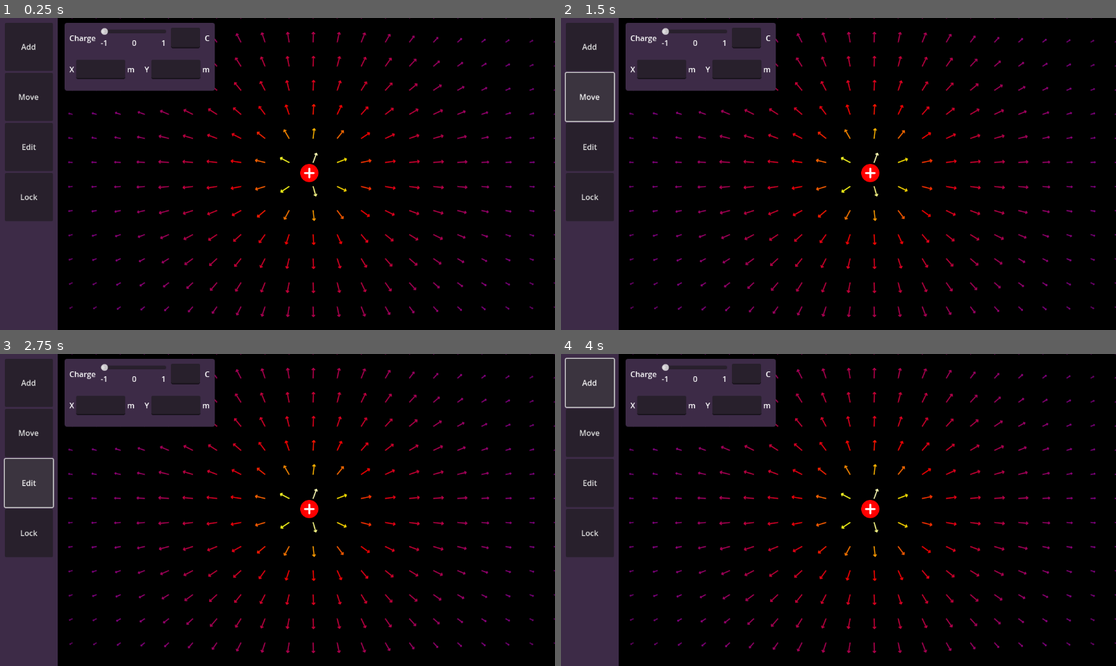
Above: before the commit, frames 1-4 (two rows, left to right).
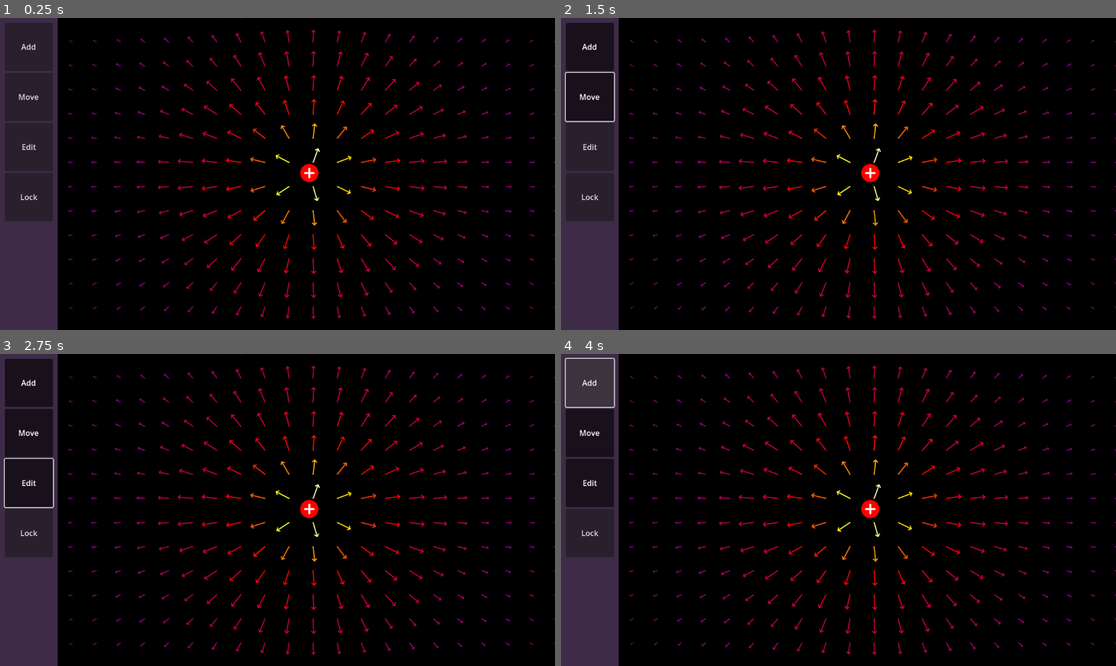
Above: after the commit, the same moments.

Repository: Raindeeru/electromagnetismsimulator
Game: Godot game, scene res://Scenes/world.tscn
The game is run twice, just before and just after one commit, with the same random seed, the same clock (stepped at 60 frames per second) and the same inputs.
Inputs:
- Up to frame 1 (0.25 s): no input
- Up to frame 2 (1.5 s): click "Add" at 0.5 s; click "Move" at 1.25 s
- Up to frame 3 (2.75 s): click "Edit" at 2 s
- Up to frame 4 (4 s): click "Lock" at 2.75 s; click "Add" at 3.5 s

The runs differ from the first frame. In frame 1, 7.2% of the frame differs, in the area x 11-81%, y 1-97%; in frame 2, 8.5%; in frame 3, 8.5%, in the area x 0-81%, y 1-97%; in frame 4, 7.2%.

Commit message:
added adding editing and moving tho you cant  interact after first move fix later

Diff:
--- a/Resources/rounded_box.tres
+++ b/Resources/rounded_box.tres
@@ -6,3 +6,4 @@
 corner_radius_top_right = 5
 corner_radius_bottom_right = 5
 corner_radius_bottom_left = 5
+shadow_size = 10
--- /dev/null
+++ b/Scenes/Charge Edit.gd
@@ -0,0 +1,60 @@
+extends MarginContainer
+
+@onready var charge_slider = $"Panel/VBoxContainer/Charge/ChargeLabel/Chargeslider/HSlider"
+@onready var charge_value = $"Panel/VBoxContainer/Charge/ChargeLabel/ChargeValue"
+
+@onready var x_position = $"Panel/VBoxContainer/Position/HBoxContainer/XBox/SpinBoxX"
+@onready var y_position = $"Panel/VBoxContainer/Position/HBoxContainer/YBox/SpinBoxY"
+
+# Called when the node enters the scene tree for the first time.
+func _ready():
+	pass # Replace with function body.
+
+
+# Called every frame. 'delta' is the elapsed time since the previous frame.
+func _process(delta):
+	if GlobalVariables.selected_particle != null:
+		visible = true
+	else:
+		visible = false
+
+
+func _on_ok_button_pressed():
+	GlobalVariables.selected_particle = null
+
+
+func _on_panel_gui_input(event):
+	if event is InputEventScreenDrag:
+		position += event.relative
+
+
+func _on_h_slider_visibility_changed():
+	if GlobalVariables.selected_particle != null:
+		charge_slider.value = GlobalVariables.selected_particle.charge
+
+
+func _on_h_slider_value_changed(value):
+	charge_value.value = value
+	if value >= -1 && value <= 1:
+		GlobalVariables.selected_particle.change_charge(value)
+
+func _on_charge_value_value_changed(value):
+	charge_slider.value = value
+	GlobalVariables.selected_particle.change_charge(value)
+
+func _on_spin_box_x_visibility_changed():
+	if GlobalVariables.selected_particle != null:
+		x_position.value = GlobalVariables.selected_particle.position.x
+
+func _on_spin_box_y_visibility_changed():
+	if GlobalVariables.selected_particle != null:
+		y_position.value = GlobalVariables.selected_particle.position.y
+
+
+func _on_spin_box_x_value_changed(value):
+	GlobalVariables.selected_particle.position.x = value
+	GlobalVariables.selected_particle.edited.emit()
+
+func _on_spin_box_y_value_changed(value):
+	GlobalVariables.selected_particle.position.y = value
+	GlobalVariables.selected_particle.edited.emit()
--- a/Scenes/ElectricField.gd
+++ b/Scenes/ElectricField.gd
@@ -4,28 +4,46 @@
 const coloumb_constant:float = 8987551786.2
 @onready var particles = get_children()
 signal added_signal
+signal particle_edited
+
+@export var add_button:Button
+@export var edit_button:Button
+@export var move_button:Button
+@export var lock_button:Button
 
 var particle_ref = preload("res://Scenes/particle.tscn")
 
-var adding:bool
 var mouse_on_field: bool
 
 # Called when the node enters the scene tree for the first time.
 func _ready():
-	pass
+	for particle in get_children():
+		particle.clicked.connect(on_particle_clicked)
+		particle.edited.connect(on_particle_edited)
 
 # Called every frame. 'delta' is the elapsed time since the previous frame.
 func _process(delta):
-	pass
+	if GlobalVariables.moving_particle != null:
+		GlobalVariables.moving_particle.position = get_global_mouse_position()
+		GlobalVariables.moving_particle.edited.emit()
 
 func _input(event):
-	if adding and mouse_on_field and event.is_action_pressed("left_mouse"):
-		var particle = particle_ref.instantiate()
+	if GlobalVariables.adding and mouse_on_field and event.is_action_pressed("left_mouse"):
+		var particle:Particle = particle_ref.instantiate()
 		particle.position = get_global_mouse_position()
 		add_child(particle)
 		particles = get_children()
-		adding = false
+		GlobalVariables.adding = false
+		add_button.button_pressed = false
+		GlobalVariables.selected_particle = particle
+		particle.edited.connect(on_particle_edited)
+		particle.clicked.connect(on_particle_clicked)
 		added_signal.emit()
+	if GlobalVariables.moving and mouse_on_field  and event.is_action_pressed("left_mouse"):
+		GlobalVariables.moving_particle = null
+		GlobalVariables.moving = false
+		GlobalVariables.move_ready = false
+		move_button.button_pressed = false
 
 func coloumbs_law(charge1:float, charge2:float, radius: float):
 	return (charge1 * charge2 * coloumb_constant)/pow(radius, 2)
@@ -45,13 +63,6 @@
 		net_field.y += sin(a) * field
 	return net_field
 
-func _on_add_pressed():
-	if adding:
-		adding = false
-	else:
-		adding = true
-
-
 
 func _on_control_mouse_entered():
 	mouse_on_field = true
@@ -59,3 +70,35 @@
 
 func _on_control_mouse_exited():
 	mouse_on_field = false
+
+
+func _on_add_toggled(toggled_on):
+	if toggled_on:
+		GlobalVariables.selected_particle = null
+	GlobalVariables.adding = toggled_on
+
+func on_particle_edited():
+	particle_edited.emit()
+
+func on_particle_clicked(particle:Particle):
+	print("hello")
+	if GlobalVariables.editing:
+		GlobalVariables.selected_particle = particle
+	if GlobalVariables.move_ready:
+		GlobalVariables.moving_particle = particle
+		GlobalVariables.moving = true
+
+
+
+func _on_edit_toggled(toggled_on):
+	GlobalVariables.editing = toggled_on
+	if !GlobalVariables.editing:
+		GlobalVariables.selected_particle = null
+
+
+func _on_ok_button_pressed():
+	edit_button.button_pressed = false
+
+
+func _on_move_toggled(toggled_on):
+	GlobalVariables.move_ready = toggled_on
--- a/Scenes/Renderer.gd
+++ b/Scenes/Renderer.gd
@@ -24,7 +24,6 @@
 	pass
 
 func _draw():
-	print("drawing vector field")
 	var view_size = get_viewport().get_visible_rect().size
 	x_points_size = view_size.x/points_resolution + 1
 	y_points_size = view_size.y/points_resolution + 1
@@ -40,7 +39,7 @@
 
 			var field_vec = electric_field.get_electric_field(field_label.position)
 			var field_mag = snappedf(sqrt(pow(field_vec.x, 2) + pow(field_vec.y, 2)), 0.01)
-			var field_mag_reduced = min(20, field_mag/5000)
+			var field_mag_reduced = min(30, field_mag/5000)
 			var field_vec_redcuced = field_vec.normalized() * field_mag_reduced
 			#arrow ends
 			var angle1 = field_vec_redcuced.angle() + PI/2 + PI/4
@@ -66,7 +65,6 @@
 			if scaled_point > max:
 				max = scaled_point
 
-	print(max)
 
 func vector_magnitude(vec:Vector2):
 	return sqrt(pow(vec.x, 2) + pow(vec.y, 2))
@@ -74,3 +72,8 @@
 
 func _on_electric_field_added_signal():
 	queue_redraw()
+
+
+
+func _on_electric_field_particle_edited():
+	queue_redraw()
--- a/Scenes/particle.gd
+++ b/Scenes/particle.gd
@@ -1,4 +1,5 @@
 extends RigidBody2D
+class_name Particle
 
 #in microcoloumbs
 @export var charge:float = 1
@@ -6,22 +7,52 @@
 @onready var positive = $Positive
 @onready var negative = $Negative
 const microcoloumb = 0.000001
+var gradient:= Gradient.new()
+
+signal edited
+signal clicked(particle:Particle)
+
+var particle_gradient := {
+	0.0: Color.BLUE,
+	0.5: Color.WEB_GRAY,
+	1.0: Color.RED
+}
 
 # Called when the node enters the scene tree for the first time.
 func _ready():
+	gradient.offsets = particle_gradient.keys()
+	gradient.colors = particle_gradient.values()
+	var color_remapped = remap(charge, -1, 1, 0, 1)
 	if (charge > 0):
 		positive.visible = true
 		negative.visible = false
-		base.self_modulate = Color.RED
 	if (charge < 0):
 		negative.visible = true
 		positive.visible = false
-		base.self_modulate = Color.BLUE
+	base.self_modulate = gradient.sample(color_remapped)
 
 
-
+func change_charge(new_charge:float):
+	charge = new_charge
+	var color_remapped = remap(charge, -1, 1, 0, 1)
+	if (charge > 0):
+		positive.visible = true
+		negative.visible = false
+	elif (charge < 0):
+		negative.visible = true
+		positive.visible = false
+	else:
+		negative.visible = false
+		positive.visible = false
+	base.self_modulate = gradient.sample(color_remapped)
+	edited.emit()
 
 
 # Called every frame. 'delta' is the elapsed time since the previous frame.
 func _process(delta):
 	pass
+
+
+func _on_input_event(viewport, event, shape_idx):
+	if event.is_action_pressed("left_mouse"):
+		clicked.emit(self)
--- a/Scenes/particle.tscn
+++ b/Scenes/particle.tscn
@@ -9,6 +9,7 @@
 radius = 19.0
 
 [node name="Particle" type="RigidBody2D"]
+input_pickable = true
 gravity_scale = 0.0
 script = ExtResource("1_ua5b4")
 
@@ -28,3 +29,5 @@
 visible = false
 scale = Vector2(0.24, 0.24)
 texture = ExtResource("4_mi3uh")
+
+[connection signal="input_event" from="." to="." method="_on_input_event"]
--- a/Scenes/world.tscn
+++ b/Scenes/world.tscn
@@ -1,10 +1,11 @@
-[gd_scene load_steps=6 format=3 uid="uid://br7w3pr08t5sa"]
+[gd_scene load_steps=7 format=3 uid="uid://br7w3pr08t5sa"]
 
 [ext_resource type="PackedScene" uid="uid://date34lajfywv" path="res://Scenes/particle.tscn" id="1_ksbmg"]
 [ext_resource type="Script" path="res://Scenes/ElectricField.gd" id="1_sn6j8"]
 [ext_resource type="Script" path="res://Scenes/Renderer.gd" id="3_bea0x"]
 [ext_resource type="StyleBox" uid="uid://b6jp2k8crttlx" path="res://Resources/world.tres" id="4_v06ai"]
 [ext_resource type="StyleBox" uid="uid://wey6e1qnmt0v" path="res://Resources/rounded_box.tres" id="5_bhvrm"]
+[ext_resource type="Script" path="res://Scenes/Charge Edit.gd" id="5_nssdj"]
 
 [node name="World" type="Node2D"]
 
@@ -12,8 +13,12 @@
 script = ExtResource("3_bea0x")
 electric_field = NodePath("../ElectricField")
 
-[node name="ElectricField" type="Node2D" parent="."]
+[node name="ElectricField" type="Node2D" parent="." node_paths=PackedStringArray("add_button", "edit_button", "move_button", "lock_button")]
 script = ExtResource("1_sn6j8")
+add_button = NodePath("../Control/Screen/Particle Controls/MarginContainer/Vbox/Add")
+edit_button = NodePath("../Control/Screen/Particle Controls/MarginContainer/Vbox/Edit")
+move_button = NodePath("../Control/Screen/Particle Controls/MarginContainer/Vbox/Move")
+lock_button = NodePath("../Control/Screen/Particle Controls/MarginContainer/Vbox/Lock")
 
 [node name="Particle5" parent="ElectricField" instance=ExtResource("1_ksbmg")]
 position = Vector2(642, 322)
@@ -23,6 +28,7 @@
 anchors_preset = 0
 offset_right = 1150.0
 offset_bottom = 648.0
+mouse_filter = 1
 mouse_default_cursor_shape = 3
 
 [node name="Screen" type="HBoxContainer" parent="Control"]
@@ -57,6 +63,7 @@
 layout_mode = 2
 size_flags_horizontal = 0
 size_flags_vertical = 8
+toggle_mode = true
 text = "Add
 "
 
@@ -65,6 +72,7 @@
 layout_mode = 2
 size_flags_horizontal = 0
 size_flags_vertical = 8
+toggle_mode = true
 text = "Move"
 
 [node name="Edit" type="Button" parent="Control/Screen/Particle Controls/MarginContainer/Vbox"]
@@ -72,6 +80,7 @@
 layout_mode = 2
 size_flags_horizontal = 0
 size_flags_vertical = 8
+toggle_mode = true
 text = "Edit"
 
 [node name="Lock" type="Button" parent="Control/Screen/Particle Controls/MarginContainer/Vbox"]
@@ -84,15 +93,17 @@
 [node name="FieldBox" type="Control" parent="Control/Screen"]
 layout_mode = 2
 size_flags_horizontal = 3
+mouse_filter = 1
 
 [node name="Charge Edit" type="MarginContainer" parent="Control/Screen/FieldBox"]
 layout_mode = 0
 offset_right = 332.0
-offset_bottom = 161.0
-theme_override_constants/margin_left = 10
-theme_override_constants/margin_top = 10
-theme_override_constants/margin_right = 10
-theme_override_constants/margin_bottom = 10
+offset_bottom = 206.0
+theme_override_constants/margin_left = 10
+theme_override_constants/margin_top = 10
+theme_override_constants/margin_right = 10
+theme_override_constants/margin_bottom = 10
+script = ExtResource("5_nssdj")
 
 [node name="Panel" type="Panel" parent="Control/Screen/FieldBox/Charge Edit"]
 layout_mode = 2
@@ -106,121 +117,152 @@
 grow_horizontal = 2
 grow_vertical = 2
 
-[node name="MarginContainer" type="MarginContainer" parent="Control/Screen/FieldBox/Charge Edit/Panel/VBoxContainer"]
-layout_mode = 2
-size_flags_horizontal = 3
-theme_override_constants/margin_left = 10
-theme_override_constants/margin_top = 10
-theme_override_constants/margin_right = 10
-theme_override_constants/margin_bottom = 10
-
-[node name="HBoxContainer" type="HBoxContainer" parent="Control/Screen/FieldBox/Charge Edit/Panel/VBoxContainer/MarginContainer"]
+[node name="Charge" type="MarginContainer" parent="Control/Screen/FieldBox/Charge Edit/Panel/VBoxContainer"]
+layout_mode = 2
+size_flags_horizontal = 3
+theme_override_constants/margin_left = 10
+theme_override_constants/margin_top = 10
+theme_override_constants/margin_right = 10
+theme_override_constants/margin_bottom = 10
+
+[node name="ChargeLabel" type="HBoxContainer" parent="Control/Screen/FieldBox/Charge Edit/Panel/VBoxContainer/Charge"]
 custom_minimum_size = Vector2(0, 40)
 layout_mode = 2
 theme_override_constants/separation = 10
 
-[node name="Label" type="Label" parent="Control/Screen/FieldBox/Charge Edit/Panel/VBoxContainer/MarginContainer/HBoxContainer"]
+[node name="Label" type="Label" parent="Control/Screen/FieldBox/Charge Edit/Panel/VBoxContainer/Charge/ChargeLabel"]
 layout_mode = 2
 size_flags_horizontal = 0
 text = "Charge"
 
-[node name="VBoxContainer" type="VBoxContainer" parent="Control/Screen/FieldBox/Charge Edit/Panel/VBoxContainer/MarginContainer/HBoxContainer"]
-layout_mode = 2
-size_flags_horizontal = 3
-
-[node name="HSlider" type="HSlider" parent="Control/Screen/FieldBox/Charge Edit/Panel/VBoxContainer/MarginContainer/HBoxContainer/VBoxContainer"]
+[node name="Chargeslider" type="VBoxContainer" parent="Control/Screen/FieldBox/Charge Edit/Panel/VBoxContainer/Charge/ChargeLabel"]
+layout_mode = 2
+size_flags_horizontal = 3
+
+[node name="HSlider" type="HSlider" parent="Control/Screen/FieldBox/Charge Edit/Panel/VBoxContainer/Charge/ChargeLabel/Chargeslider"]
 layout_mode = 2
 size_flags_horizontal = 3
 size_flags_vertical = 4
-
-[node name="HBoxContainer" type="HBoxContainer" parent="Control/Screen/FieldBox/Charge Edit/Panel/VBoxContainer/MarginContainer/HBoxContainer/VBoxContainer"]
+min_value = -1.0
+max_value = 1.0
+step = 0.01
+
+[node name="HBoxContainer" type="HBoxContainer" parent="Control/Screen/FieldBox/Charge Edit/Panel/VBoxContainer/Charge/ChargeLabel/Chargeslider"]
 layout_mode = 2
 size_flags_stretch_ratio = 0.75
 
-[node name="Label" type="Label" parent="Control/Screen/FieldBox/Charge Edit/Panel/VBoxContainer/MarginContainer/HBoxContainer/VBoxContainer/HBoxContainer"]
+[node name="Label" type="Label" parent="Control/Screen/FieldBox/Charge Edit/Panel/VBoxContainer/Charge/ChargeLabel/Chargeslider/HBoxContainer"]
 layout_mode = 2
 text = "-1"
 
-[node name="Control" type="Control" parent="Control/Screen/FieldBox/Charge Edit/Panel/VBoxContainer/MarginContainer/HBoxContainer/VBoxContainer/HBoxContainer"]
-layout_mode = 2
-size_flags_horizontal = 3
-
-[node name="Label2" type="Label" parent="Control/Screen/FieldBox/Charge Edit/Panel/VBoxContainer/MarginContainer/HBoxContainer/VBoxContainer/HBoxContainer"]
+[node name="Control" type="Control" parent="Control/Screen/FieldBox/Charge Edit/Panel/VBoxContainer/Charge/ChargeLabel/Chargeslider/HBoxContainer"]
+layout_mode = 2
+size_flags_horizontal = 3
+
+[node name="Label2" type="Label" parent="Control/Screen/FieldBox/Charge Edit/Panel/VBoxContainer/Charge/ChargeLabel/Chargeslider/HBoxContainer"]
 layout_mode = 2
 size_flags_horizontal = 4
 text = "0
 "
 
-[node name="Control2" type="Control" parent="Control/Screen/FieldBox/Charge Edit/Panel/VBoxContainer/MarginContainer/HBoxContainer/VBoxContainer/HBoxContainer"]
-layout_mode = 2
-size_flags_horizontal = 3
-
-[node name="Label3" type="Label" parent="Control/Screen/FieldBox/Charge Edit/Panel/VBoxContainer/MarginContainer/HBoxContainer/VBoxContainer/HBoxContainer"]
+[node name="Control2" type="Control" parent="Control/Screen/FieldBox/Charge Edit/Panel/VBoxContainer/Charge/ChargeLabel/Chargeslider/HBoxContainer"]
+layout_mode = 2
+size_flags_horizontal = 3
+
+[node name="Label3" type="Label" parent="Control/Screen/FieldBox/Charge Edit/Panel/VBoxContainer/Charge/ChargeLabel/Chargeslider/HBoxContainer"]
 layout_mode = 2
 size_flags_horizontal = 8
 text = "1"
 
-[node name="TextEdit" type="TextEdit" parent="Control/Screen/FieldBox/Charge Edit/Panel/VBoxContainer/MarginContainer/HBoxContainer"]
-custom_minimum_size = Vector2(60, 0)
-layout_mode = 2
-
-[node name="Label2" type="Label" parent="Control/Screen/FieldBox/Charge Edit/Panel/VBoxContainer/MarginContainer/HBoxContainer"]
+[node name="ChargeValue" type="SpinBox" parent="Control/Screen/FieldBox/Charge Edit/Panel/VBoxContainer/Charge/ChargeLabel"]
+layout_mode = 2
+min_value = -100.0
+step = 0.01
+
+[node name="Label2" type="Label" parent="Control/Screen/FieldBox/Charge Edit/Panel/VBoxContainer/Charge/ChargeLabel"]
 layout_mode = 2
 size_flags_horizontal = 0
 text = "C"
 
-[node name="MarginContainer2" type="MarginContainer" parent="Control/Screen/FieldBox/Charge Edit/Panel/VBoxContainer"]
-layout_mode = 2
-size_flags_horizontal = 3
-theme_override_constants/margin_left = 10
-theme_override_constants/margin_top = 10
-theme_override_constants/margin_right = 10
-theme_override_constants/margin_bottom = 10
-
-[node name="HBoxContainer" type="HBoxContainer" parent="Control/Screen/FieldBox/Charge Edit/Panel/VBoxContainer/MarginContainer2"]
+[node name="Position" type="MarginContainer" parent="Control/Screen/FieldBox/Charge Edit/Panel/VBoxContainer"]
+layout_mode = 2
+size_flags_horizontal = 3
+theme_override_constants/margin_left = 10
+theme_override_constants/margin_top = 10
+theme_override_constants/margin_right = 10
+theme_override_constants/margin_bottom = 10
+
+[node name="HBoxContainer" type="HBoxContainer" parent="Control/Screen/FieldBox/Charge Edit/Panel/VBoxContainer/Position"]
 custom_minimum_size = Vector2(0, 40)
 layout_mode = 2
 theme_override_constants/separation = 20
 
-[node name="HBoxContainer" type="HBoxContainer" parent="Control/Screen/FieldBox/Charge Edit/Panel/VBoxContainer/MarginContainer2/HBoxContainer"]
-layout_mode = 2
-size_flags_horizontal = 3
-
-[node name="Label" type="Label" parent="Control/Screen/FieldBox/Charge Edit/Panel/VBoxContainer/MarginContainer2/HBoxContainer/HBoxContainer"]
+[node name="XBox" type="HBoxContainer" parent="Control/Screen/FieldBox/Charge Edit/Panel/VBoxContainer/Position/HBoxContainer"]
+layout_mode = 2
+size_flags_horizontal = 3
+
+[node name="Label" type="Label" parent="Control/Screen/FieldBox/Charge Edit/Panel/VBoxContainer/Position/HBoxContainer/XBox"]
 layout_mode = 2
 size_flags_horizontal = 0
 text = "X"
 
-[node name="TextEdit" type="TextEdit" parent="Control/Screen/FieldBox/Charge Edit/Panel/VBoxContainer/MarginContainer2/HBoxContainer/HBoxContainer"]
-custom_minimum_size = Vector2(60, 0)
-layout_mode = 2
-size_flags_horizontal = 3
-
-[node name="Label2" type="Label" parent="Control/Screen/FieldBox/Charge Edit/Panel/VBoxContainer/MarginContainer2/HBoxContainer/HBoxContainer"]
+[node name="SpinBoxX" type="SpinBox" parent="Control/Screen/FieldBox/Charge Edit/Panel/VBoxContainer/Position/HBoxContainer/XBox"]
+layout_mode = 2
+min_value = -999999.0
+max_value = 999999.0
+
+[node name="Label2" type="Label" parent="Control/Screen/FieldBox/Charge Edit/Panel/VBoxContainer/Position/HBoxContainer/XBox"]
 layout_mode = 2
 size_flags_horizontal = 0
 text = "m"
 
-[node name="HBoxContainer2" type="HBoxContainer" parent="Control/Screen/FieldBox/Charge Edit/Panel/VBoxContainer/MarginContainer2/HBoxContainer"]
-layout_mode = 2
-size_flags_horizontal = 3
-
-[node name="Label" type="Label" parent="Control/Screen/FieldBox/Charge Edit/Panel/VBoxContainer/MarginContainer2/HBoxContainer/HBoxContainer2"]
+[node name="YBox" type="HBoxContainer" parent="Control/Screen/FieldBox/Charge Edit/Panel/VBoxContainer/Position/HBoxContainer"]
+layout_mode = 2
+size_flags_horizontal = 3
+
+[node name="Label" type="Label" parent="Control/Screen/FieldBox/Charge Edit/Panel/VBoxContainer/Position/HBoxContainer/YBox"]
 layout_mode = 2
 size_flags_horizontal = 0
 text = "Y"
 
-[node name="TextEdit" type="TextEdit" parent="Control/Screen/FieldBox/Charge Edit/Panel/VBoxContainer/MarginContainer2/HBoxContainer/HBoxContainer2"]
-custom_minimum_size = Vector2(60, 0)
-layout_mode = 2
-size_flags_horizontal = 3
-
-[node name="Label2" type="Label" parent="Control/Screen/FieldBox/Charge Edit/Panel/VBoxContainer/MarginContainer2/HBoxContainer/HBoxContainer2"]
+[node name="SpinBoxY" type="SpinBox" parent="Control/Screen/FieldBox/Charge Edit/Panel/VBoxContainer/Position/HBoxContainer/YBox"]
+layout_mode = 2
+min_value = -999999.0
+max_value = 999999.0
+value = -0.000158298
+
+[node name="Label2" type="Label" parent="Control/Screen/FieldBox/Charge Edit/Panel/VBoxContainer/Position/HBoxContainer/YBox"]
 layout_mode = 2
 size_flags_horizontal = 0
 text = "m"
 
+[node name="Ok" type="MarginContainer" parent="Control/Screen/FieldBox/Charge Edit/Panel/VBoxContainer"]
+custom_minimum_size = Vector2(100, 0)
+layout_mode = 2
+size_flags_horizontal = 4
+theme_override_constants/margin_left = 10
+theme_override_constants/margin_top = 10
+theme_override_constants/margin_right = 10
+theme_override_constants/margin_bottom = 10
+
+[node name="OkButton" type="Button" parent="Control/Screen/FieldBox/Charge Edit/Panel/VBoxContainer/Ok"]
+layout_mode = 2
+text = "OK"
+
 [connection signal="added_signal" from="ElectricField" to="Renderer" method="_on_electric_field_added_signal"]
-[connection signal="pressed" from="Control/Screen/Particle Controls/MarginContainer/Vbox/Add" to="ElectricField" method="_on_add_pressed"]
+[connection signal="particle_edited" from="ElectricField" to="Renderer" method="_on_electric_field_particle_edited"]
+[connection signal="toggled" from="Control/Screen/Particle Controls/MarginContainer/Vbox/Add" to="ElectricField" method="_on_add_toggled"]
+[connection signal="toggled" from="Control/Screen/Particle Controls/MarginContainer/Vbox/Move" to="ElectricField" method="_on_move_toggled"]
+[connection signal="toggled" from="Control/Screen/Particle Controls/MarginContainer/Vbox/Edit" to="ElectricField" method="_on_edit_toggled"]
 [connection signal="mouse_entered" from="Control/Screen/FieldBox" to="ElectricField" method="_on_control_mouse_entered"]
 [connection signal="mouse_exited" from="Control/Screen/FieldBox" to="ElectricField" method="_on_control_mouse_exited"]
+[connection signal="gui_input" from="Control/Screen/FieldBox/Charge Edit/Panel" to="Control/Screen/FieldBox/Charge Edit" method="_on_panel_gui_input"]
+[connection signal="value_changed" from="Control/Screen/FieldBox/Charge Edit/Panel/VBoxContainer/Charge/ChargeLabel/Chargeslider/HSlider" to="Control/Screen/FieldBox/Charge Edit" method="_on_h_slider_value_changed"]
+[connection signal="visibility_changed" from="Control/Screen/FieldBox/Charge Edit/Panel/VBoxContainer/Charge/ChargeLabel/Chargeslider/HSlider" to="Control/Screen/FieldBox/Charge Edit" method="_on_h_slider_visibility_changed"]
+[connection signal="value_changed" from="Control/Screen/FieldBox/Charge Edit/Panel/VBoxContainer/Charge/ChargeLabel/ChargeValue" to="Control/Screen/FieldBox/Charge Edit" method="_on_charge_value_value_changed"]
+[connection signal="value_changed" from="Control/Screen/FieldBox/Charge Edit/Panel/VBoxContainer/Position/HBoxContainer/XBox/SpinBoxX" to="Control/Screen/FieldBox/Charge Edit" method="_on_spin_box_x_value_changed"]
+[connection signal="visibility_changed" from="Control/Screen/FieldBox/Charge Edit/Panel/VBoxContainer/Position/HBoxContainer/XBox/SpinBoxX" to="Control/Screen/FieldBox/Charge Edit" method="_on_spin_box_x_visibility_changed"]
+[connection signal="value_changed" from="Control/Screen/FieldBox/Charge Edit/Panel/VBoxContainer/Position/HBoxContainer/YBox/SpinBoxY" to="Control/Screen/FieldBox/Charge Edit" method="_on_spin_box_y_value_changed"]
+[connection signal="visibility_changed" from="Control/Screen/FieldBox/Charge Edit/Panel/VBoxContainer/Position/HBoxContainer/YBox/SpinBoxY" to="Control/Screen/FieldBox/Charge Edit" method="_on_spin_box_y_visibility_changed"]
+[connection signal="pressed" from="Control/Screen/FieldBox/Charge Edit/Panel/VBoxContainer/Ok/OkButton" to="ElectricField" method="_on_ok_button_pressed"]
+[connection signal="pressed" from="Control/Screen/FieldBox/Charge Edit/Panel/VBoxContainer/Ok/OkButton" to="Control/Screen/FieldBox/Charge Edit" method="_on_ok_button_pressed"]
--- /dev/null
+++ b/Scripts/global_variables.gd
@@ -0,0 +1,17 @@
+extends Node
+
+@onready var selected_particle: Particle = null
+@onready var moving_particle: Particle = null
+var adding: bool
+var editing:bool
+var move_ready: bool
+var moving:bool
+
+# Called when the node enters the scene tree for the first time.
+func _ready():
+	pass # Replace with function body.
+
+
+# Called every frame. 'delta' is the elapsed time since the previous frame.
+func _process(delta):
+	pass
--- a/project.godot
+++ b/project.godot
@@ -15,6 +15,10 @@
 config/features=PackedStringArray("4.2", "Forward Plus")
 config/icon="res://icon.svg"
 
+[autoload]
+
+GlobalVariables="*res://Scripts/global_variables.gd"
+
 [input]
 
 left_mouse={
@@ -23,6 +27,10 @@
 ]
 }
 
+[input_devices]
+
+pointing/emulate_touch_from_mouse=true
+
 [rendering]
 
 environment/defaults/default_clear_color=Color(0, 0, 0, 1)
